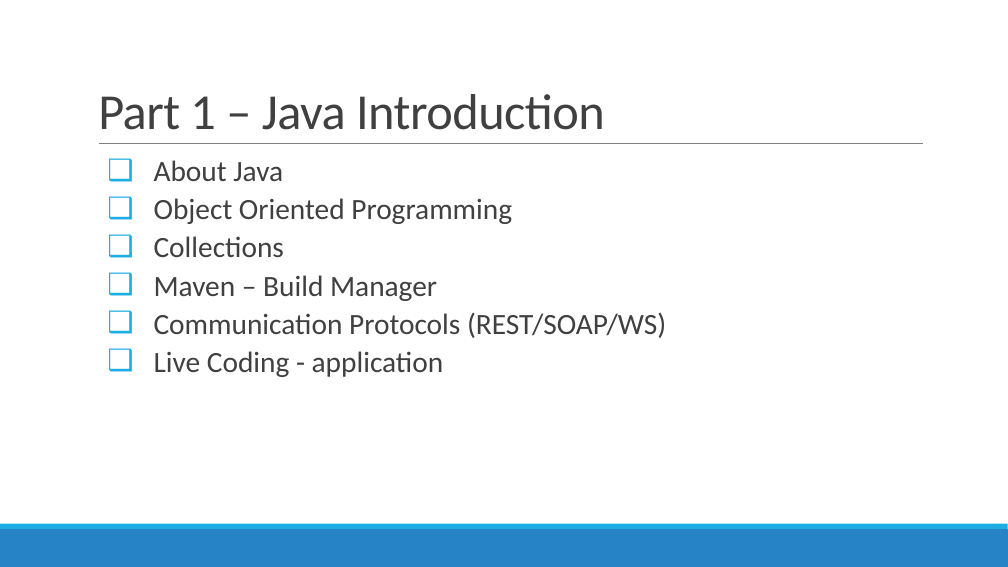
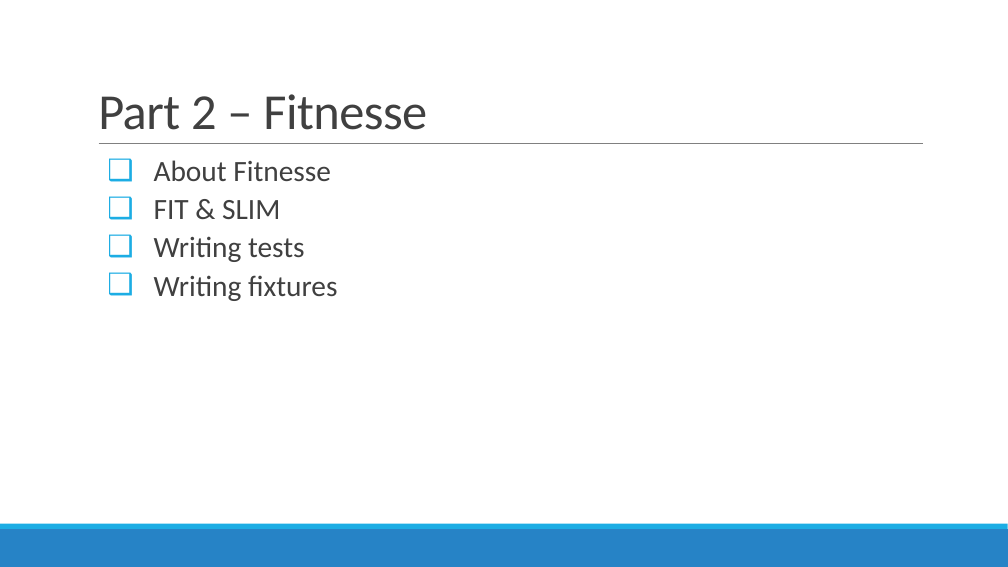
Before and after one commit to atrifan/shield_training, a slide deck: slide 2 of Java Training – Part 1.pptx (slide 3 before the commit). Drawn at 1008x567 pixels with LibreOffice and Linux fonts; fonts in the diff are those of the drawing. Boxes give left, top, right and bottom in pixels: in the first picture for what was removed or moved away, otherwise in the second. Text is boxed around its words. In the diff, an @@ line names an element or a change of style, - is before the commit and + after.

Commit message:
finalize training_part2

```diff
--- a/Java Training – Part 1.pptx
+++ b/Java Training – Part 1.pptx
@@ title at (98, 94, 427, 130): text changed @@
-Part 1 – Java Introduction
+Part 2 – Fitnesse
@@ text at (154, 160, 338, 301): text changed @@
-  ❑ About Java
-  ❑ Object Oriented Programming
-  ❑ Collections
-  ❑ Maven – Build Manager
-  ❑ Communication Protocols (REST/SOAP/WS)
-  ❑ Live Coding - application
+  ❑ About Fitnesse
+  ❑ FIT & SLIM
+  ❑ Writing tests
+  ❑ Writing fixtures
```
Also in this commit, not shown: 1 other slide changed, 1 slide removed, 5 other files.
